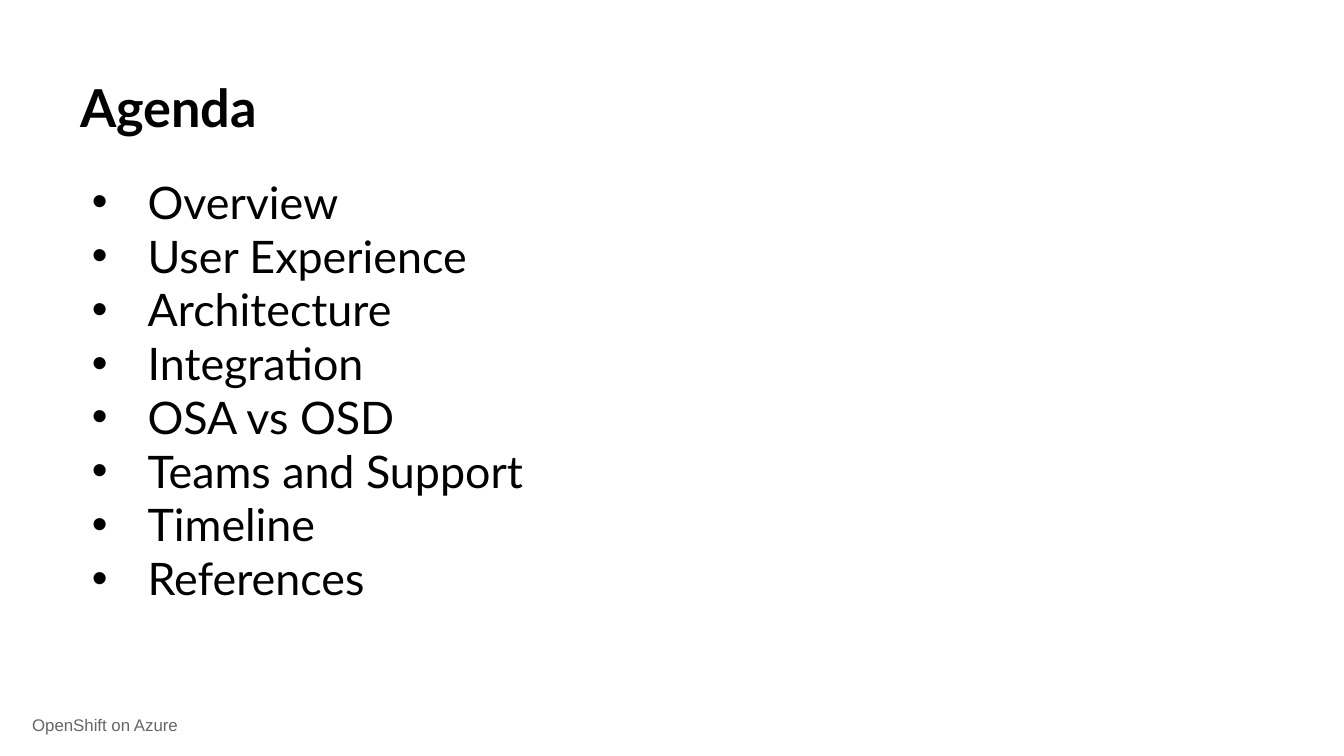
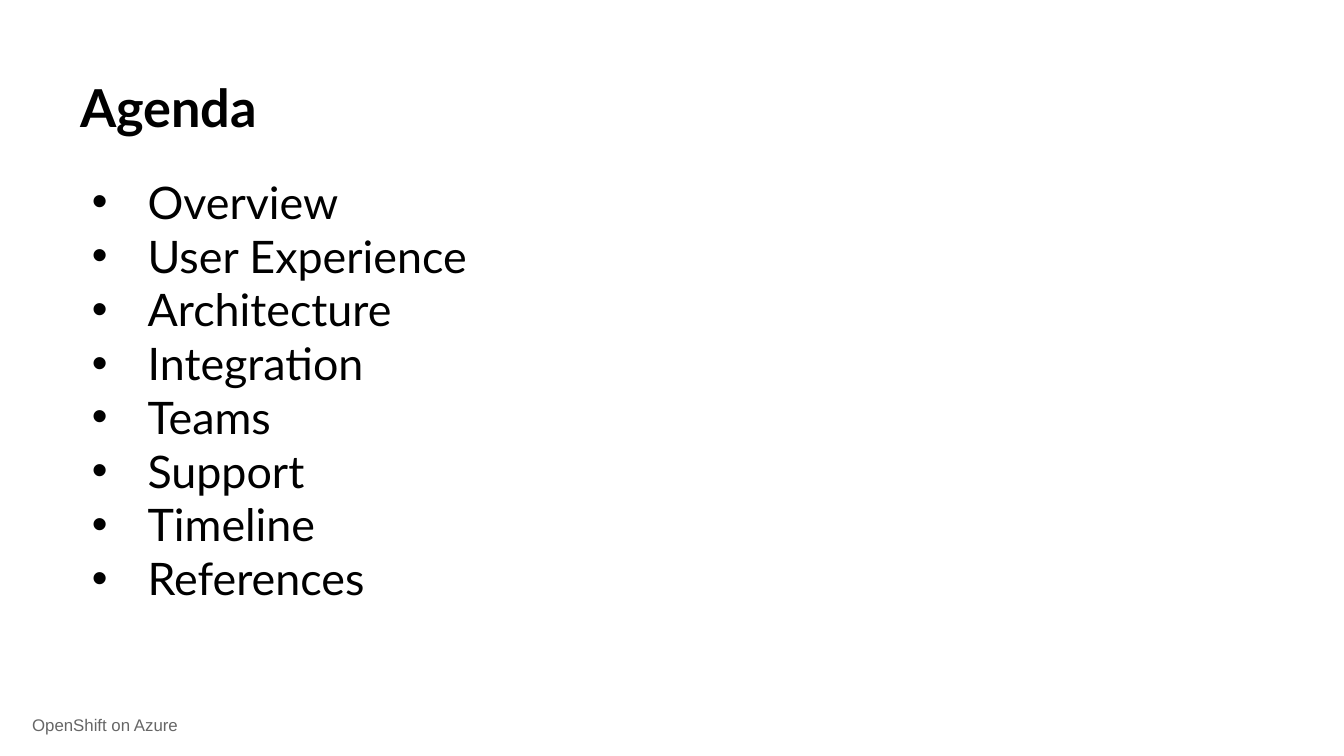
Before and after one commit to 0xmichalis/talks, a slide deck: slide 2 of 2019_brno_devconf/osa.odp. Drawn at 1344x756 pixels with LibreOffice and Linux fonts; fonts in the diff are those of the drawing; background and template pictures are left out. Boxes give left, top, right and bottom in pixels: in the first picture for what was removed or moved away, otherwise in the second. Text is boxed around its words. In the diff, an @@ line names an element or a change of style, - is before the commit and + after.

```diff
--- a/2019_brno_devconf/osa.odp
+++ b/2019_brno_devconf/osa.odp
@@ text at <box>148,402,305,496</box>: text changed @@
-• OSA vs OSD
-• Teams and Support
+• Teams
+• Support
```
Also in this commit, not shown: 3 other slides changed, 3 slides added, 2 slides removed.
